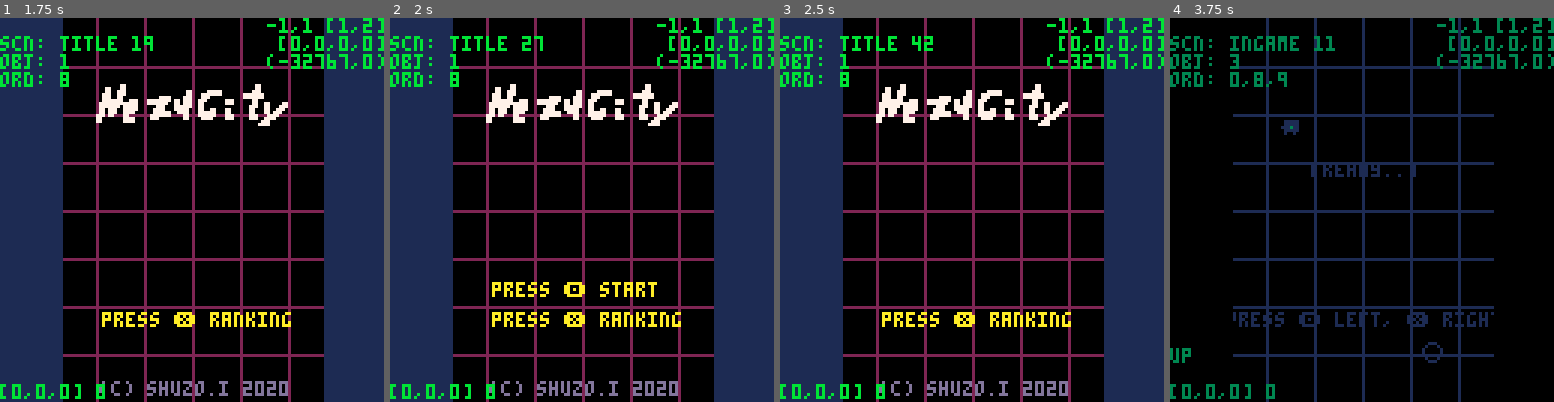
Above: before the commit, frames 1-4 (left to right).
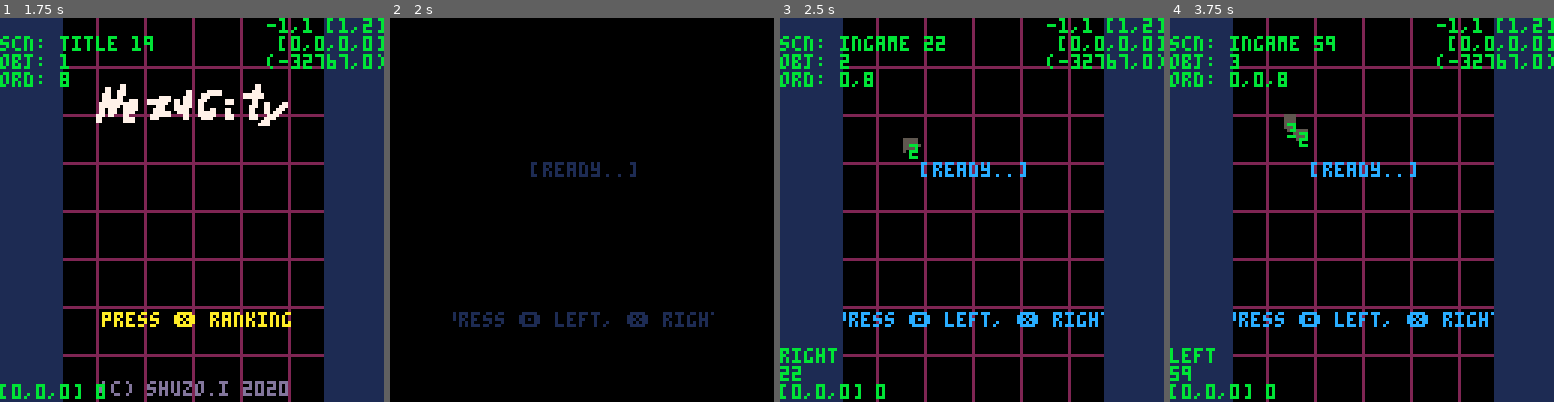
Above: after the commit, the same moments.

Repository: shuGH/pico8-nezu
Game: PICO-8 cartridge nezu.p8
Same seed, same stepped clock (60 frames per second), same inputs: the game is played once before the commit and once after it.
Inputs:
- Up to frame 1 (1.75 s): tap X (X key) at 0.33, 1.07 s; tap O (Z key) at 0.7, 1.7 s; hold Right from 1.6 s (still down)
- Up to frame 2 (2 s): keep holding Right; tap X (X key) at 1.85 s
- Up to frame 3 (2.5 s): release Right at 2.1 s; tap O (Z key) at 2.1 s; hold Up 2.15-2.42 s; hold Right from 2.47 s (still down)
- Up to frame 4 (3.75 s): tap O (Z key) every 0.4 s from 2.5 to 3.7 s; tap X (X key) at 2.97 s; release Right at 3.03 s; hold Left 3.08-3.58 s; hold Down from 3.63 s (still down)

Frame 1 is identical in both runs. In frame 2, 45% of the frame differs, in the area x 0-100%, y 0-100%; in frame 3, 5.8%; in frame 4, 42%.

Commit message:
Add: following konezu

Diff:
--- a/nezu.p8
+++ b/nezu.p8
@@ -47,7 +47,7 @@
 function dist(x1,y1,x2,y2)
 	-- anti overflow
 	local d = max(abs(x1-x2), abs(y1-y2))
-	local n = max(abs(x1-x2), abs(y1-y2)) / d
+	local n = min(abs(x1-x2), abs(y1-y2)) / d
 	return sqrt(n*n + 1)*d
 end
 
@@ -891,32 +891,33 @@
 char_cheese = p.define({
 })
 
--- nezumi ------------------------
-
-char_nezu = p.define({
+-- char ------------------------
+
+char_base = p.define({
 	const = function(self, px, py, v, dir, effect)
 		self.effect = effect
 		self.v = v
 		-- dir (up, down, left, right)
 		self.dir = dir
 
-		char_nezu._super.const(self,px,py,0,0,0,0)
+		char_base._super.const(self,px,py,0,0,0,0)
 		self.color = 7
 		self.cnt = 0
 		self.anim = 0
+		self.anim_base = 0
 		self.anim_itvl = 8
 		self.size = 1
 
-		-- state (idling, playing, damaged, dead)
+		-- state (idling, moving, damaged, dead)
 		self.state = "idling"
-		self.pre = nil
+		self.prev = nil
 		self.next = nil
 	end,
 	dest = function(self)
 	end,
 
 	update = function(self,delta)
-		char_nezu._super.update(self,delta)
+		char_base._super.update(self,delta)
 
 		-- anim
 		self.cnt += 1
@@ -926,14 +927,15 @@
 		-- dir
 		self.vel.x = 0
 		self.vel.y = 0
-		if self.dir == 'up'    then self.vel.y = -self.v end
-		if self.dir == 'down'  then self.vel.y =  self.v end
-		if self.dir == 'left'  then self.vel.x = -self.v end
-		if self.dir == 'right' then self.vel.x =  self.v end
-
+		if self.state == 'moving' then
+			if self.dir == 'up'    then self.vel.y = -self.v end
+			if self.dir == 'down'  then self.vel.y =  self.v end
+			if self.dir == 'left'  then self.vel.x = -self.v end
+			if self.dir == 'right' then self.vel.x =  self.v end
+		end
 	end,
 	draw = function(self)
-		local n = 0 + self.anim
+		local n = self.anim_base + self.anim
 		if self.dir == 'up'    then n += 0 end
 		if self.dir == 'down'  then n += 2 end
 		if self.dir == 'left'  then n += 4 end
@@ -948,7 +950,7 @@
 	end,
 
 	start = function(self)
-		self.state = "playing"
+		self.state = "moving"
 	end,
 	damage = function(self, d)
 	end,
@@ -970,17 +972,80 @@
 		-- return is_collide(posx,self.pos.y,self.size,obj.pos.x,obj.pos.y,obj.size)
 	end,
 	is_alive = function(self)
-		return self.state == "idling" or self.state == "playing"
+		return self.state == "idling" or self.state == "moving"
 	end
 })
 
+char_nezu = p.define({
+	const = function(self, px, py, v, dir, effect)
+		char_nezu._super.const(self, px, py, v, dir, effect)
+
+		self.anim_base = 0
+		self.delay = 8 / v
+		-- { lr = 'left', elasped = 0.0, dir = 'up', px = 0, py = 0 }
+		self.cmds = {}
+	end,
+	pre_update = function(self, delta)
+		-- call next turn
+		for i = #self.cmds, 1, -1 do
+			local cmd = self.cmds[i]
+			cmd.elasped += delta
+			if cmd.elasped >= self.delay then
+				if self.next != nil then
+					if self.next.state != 'idling' then
+						self.next.pos.x = cmd.px
+						self.next.pos.y = cmd.py
+					end
+					self.next.dir = cmd.dir
+					self.next:turn(cmd.lr)
+				end
+				del(self.cmds, cmd)
+			end
+		end
+	end,
+	update = function(self,delta)
+		char_nezu._super.update(self,delta)
+	end,
+	draw = function(self)
+		char_nezu._super.draw(self)
+		if g_dbg then printm(""..#self.cmds,self.pos.x,self.pos.y,11) end
+		-- if g_dbg then printm(""..self.delay,self.pos.x,self.pos.y,11) end
+	end,
+	turn = function(self, lr)
+		add(self.cmds, { lr = lr, elasped = 0.0, dir = self.dir, px = self.pos.x, py = self.pos.y })
+		char_nezu._super.turn(self, lr)
+	end,
+	follow = function(self, target)
+		self.prev = target
+		target.next = self
+	end
+}, char_base)
+
 char_konezu = p.define({
-})
-
--- neko ------------------------
+	const = function(self, px, py, v, dir, wait, effect)
+		char_konezu._super.const(self, px, py, v, dir, effect)
+		self.anim_base = 8
+		self.wait = wait
+	end,
+	pre_update = function(self, delta)
+		char_konezu._super.pre_update(self, delta)
+		if self.wait <= 0 then self:start() end
+	end,
+	update = function(self,delta)
+		char_konezu._super.update(self,delta)
+		if self.wait > 0 then self.wait = max(self.wait - delta, 0) end
+	end,
+	draw = function(self)
+		char_konezu._super.draw(self)
+	end,
+}, char_nezu)
 
 char_neko = p.define({
-})
+	const = function(self, px, py, v, dir, effect)
+		char_neko._super.const(self, px, py, v, dir, effect)
+		self.anim_base = 16
+	end,
+}, char_base)
 
 -- letter box ------------------------
 
@@ -995,47 +1060,6 @@
 
 view_city = p.define({
 })
-
-
-
-nezumi = p.define({
-	const = function(self,px,py,vx,vy)
-		nezumi._super.const(self,px,py,vx,vy,0,15)
-		self.color = 7
-	end,
-	dest = function(self)
-	end,
-
-	update = function(self,delta)
-		nezumi._super.update(self,delta)
-
-		if self.pos.x < 0 then
-			self.pos.x = 0
-			self.vel.x = abs(self.vel.x)
-		end
-		if self.pos.x > 127 then
-			self.pos.x = 127
-			self.vel.x = -abs(self.vel.x)
-		end
-		if self.pos.y > 127 then
-			self.pos.y = 127
-			self.vel.x =  0.8*self.vel.x
-			self.vel.y = -0.8*abs(self.vel.y)
-		end
-	end,
-	draw = function(self)
-		circ(self.pos.x,self.pos.y,3,self.color)
-	end
-})
-
-big_nezumi = p.define({
-	const = function(self,px,py,vx,vy)
-		big_nezumi._super.const(self,px,py,vx,vy)
-	end,
-	draw = function(self)
-		circ(self.pos.x,self.pos.y,5,self.color)
-	end
-}, nezumi)
 
 ------------------------------------------------------------------------------------------------
 -- title
@@ -1077,7 +1101,8 @@
 			-- self.nezu:dash()
 		end
 		-- go to
-		if self.elasped > 1.6 then
+		-- if self.elasped > 1.6 then
+		if self.elasped > 0 then
 			p.move(self.next)
 		end
 		-- button disable
@@ -1143,13 +1168,12 @@
 scn_ingame = p.add("ingame")
 
 function scn_ingame:init()
-	self.nezumis = {}
-	self:add_nezumi()
-
 	s_score = 0
 	-- self.city = p.create(view_city,32*5,-0.11,0)
 	self.effect = p.create(effect_manager)
-	self.nezu = p.create(char_nezu, 40, 40, 10, 'up', self.effect)
+	self.nezu = p.create(char_nezu, 40, 40, 10, 'right', self.effect)
+	self.nezu:start()
+	self.konezu_list = {}
 
 	-- self.neko = p.create(char_neko, 4, s_grd, self.effect)
 	-- self.score = p.create(score_manager, self.nezu, self.effect)
@@ -1173,28 +1197,26 @@
 end
 
 function scn_ingame:fin()
-	foreach(self.nezumis,
-		function(nezumi) p.destroy(nezumi) end
-	)
-	self.nezumis = {}
 
 	-- s_score = self.score:get_score()
 	-- p.destroy(self.score)
 	p.destroy(self.effect)
 	p.destroy(self.nezu)
+	foreach(self.konezu_list,
+		function(konezu) p.destroy(konezu) end
+	)
+	self.konezu_list = {}
 	-- p.destroy(self.neko)
 	-- p.destroy(self.city)
 end
 
 function scn_ingame:pre_update(delta)
-	-- if btnp(🅾️) then
-	-- 	p.move("result")
-	-- end
-	-- if btnp(❎) then
-	-- 	self:add_nezumi()
-	-- end
-
 	s_dbg_log[1] = self.nezu.dir
+	s_dbg_log[2] = self.cnt
+
+	if self.cnt % 30 == 0 then
+		self:add_konezu()
+	end
 
 	if btnp(🅾️) then
 		self.nezu:turn('left')
@@ -1202,10 +1224,14 @@
 	if btnp(❎) then
 		self.nezu:turn('right')
 	end
+
+	self.nezu:pre_update(delta)
+	foreach(self.konezu_list,
+		function(konezu) konezu:pre_update(delta) end
+	)
 end
 
 function scn_ingame:post_update(delta)
-	self:del_nezumi()
 end
 
 function scn_ingame:pre_draw()
@@ -1228,26 +1254,25 @@
 	end
 end
 
-function scn_ingame:add_nezumi()
-	local cls = nezumi
-	if rnd(100)>80 then cls = big_nezumi end
-	local obj = p.create(
-		cls,
-		rndr(0,128),128,
-		rndr(-30,30),rndr(-80,-20)
-	)
-	obj.color = rndir(1,15)
-	obj:set_priority(rndir(0,10))
-	add(self.nezumis, obj)
-end
-
-function scn_ingame:del_nezumi()
-	if #self.nezumis > 10 then
-		p.destroy(self.nezumis[1])
-		del(self.nezumis, self.nezumis[1])
-		self:del_nezumi()
-	end
-end
+function scn_ingame:add_konezu()
+	local target = self.nezu
+	local wait = target.delay
+	if #self.konezu_list > 0 then
+		target = self.konezu_list[#self.konezu_list]
+		wait = target.delay + target.wait
+	end
+	local konezu = p.create(char_konezu, target.pos.x, target.pos.y, target.v, target.dir, wait, self.effect)
+	konezu:follow(target)
+	add(self.konezu_list, konezu)
+end
+
+-- function scn_ingame:del_nezumi()
+-- 	if #self.nezumis > 10 then
+-- 		p.destroy(self.nezumis[1])
+-- 		del(self.nezumis, self.nezumis[1])
+-- 		self:del_nezumi()
+-- 	end
+-- end
 
 ------------------------------------------------------------------------------------------------
 -- result
